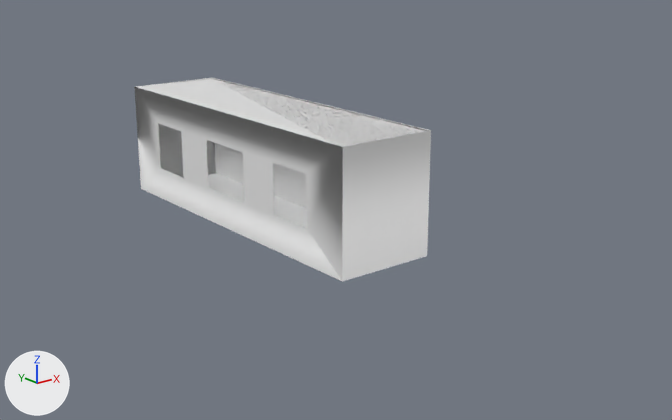
The FBX model Assets/Objects/Models/FBX/Corridoio.fbx, before and after one commit.
The view is the same before and after, from a 50 mm lens placed at (-15.7, -23.7, 8.9), pointed at (1.8, -1.9, 0.1). Arrows for +X, +Y and +Z are at lower left; the lights stay in place. Where no turn or scale is listed for an object, it has been applied to the vertices.

Objects in the first picture: 'Stanza'.
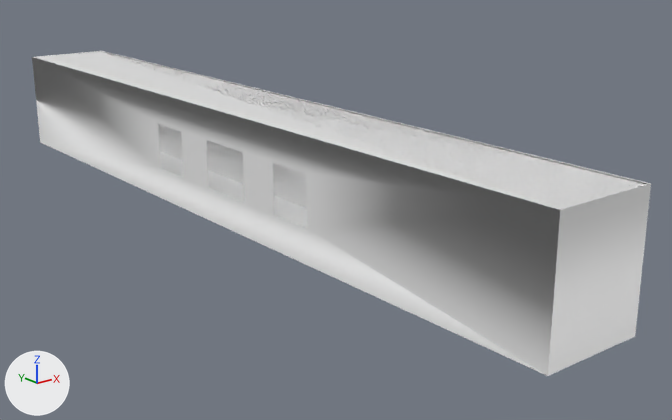
Scene script edits in JSON lines:
```json
{"block": "me_cube_006", "where": "me_cube_006.from_pydata(...)  # 49 vertices, 38 faces; spans x -1.59..1.43, y -6.39..4.63, z -0.05..3.5"}
{"block": "me_cube_006", "where": "# used by ob_stanza; location = (0.0, 0.0, 0.0)"}
{"block": "me_cube_006", "change": "me_cube_006 part 1: all 8 vertices in x -1.59..1.43, y -6.39..-6.38, z -0.05..3.5 are moved by (0.0, -6.65, 0.0)"}
{"block": "me_cube_006", "change": "me_cube_006 part 2: all 8 vertices in x -1.59..1.43, y 4.62..4.63, z -0.05..3.5 are moved by (0.0, 8.94, 0.0)"}
```

Boxes (x1, y1, x2, y2) around the edits, measured in the pictures (672 x 420 px; the box of a moved part takes in the faces that stretch with it):
```json
{"object": "Stanza", "change": "reshaped", "before": [134, 78, 431, 281], "after": [32, 51, 651, 376], "on screen": "108% wider, 60% taller"}
{"part": 1, "of": "me_cube_006", "change": "moved or reshaped", "before": [306, 130, 431, 281], "after": [306, 174, 651, 376]}
{"part": 2, "of": "me_cube_006", "change": "moved or reshaped", "before": [134, 78, 430, 281], "after": [32, 51, 651, 375]}
```
